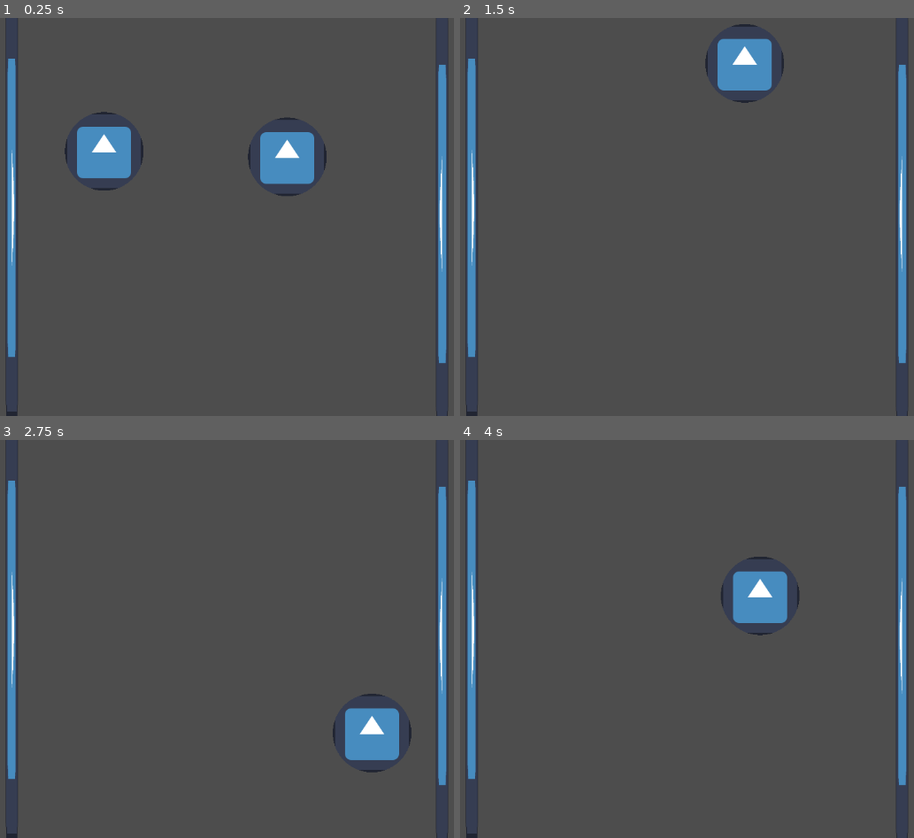
Above: before the commit, frames 1-4 (two rows, left to right).
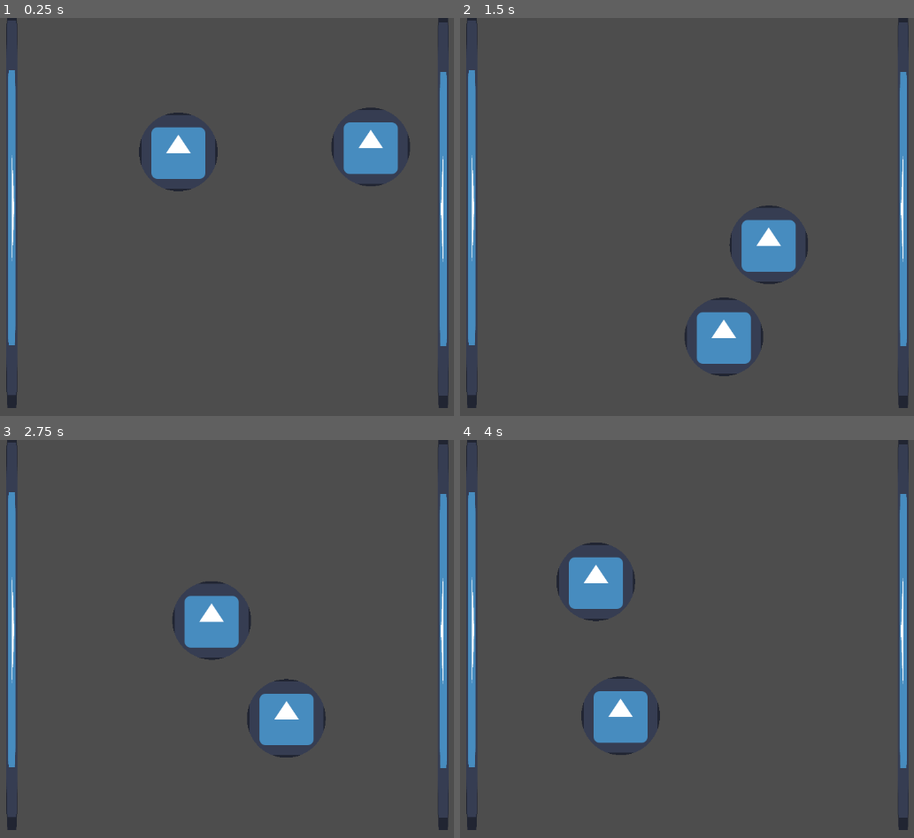
Above: after the commit, the same moments.

Repository: linkman8912/roguelite
Game: Godot game, scene res://scene/mainphysics.tscn
Same seed, same stepped clock (60 frames per second), same inputs: the game is played once before the commit and once after it. Before the commit the project starts from res://scene/main.tscn. The engine's default icon, where the game draws it, is replaced by a stand-in: a white triangle on a blue panel in a dark square.
Inputs:
- Up to frame 1 (0.25 s): no input
- Up to frame 2 (1.5 s): hold Right (ui_right) 0.53-1.28 s; hold Down (ui_down) from 1.28 s (still down)
- Up to frame 3 (2.75 s): release Down (ui_down) at 2.03 s; hold Right (ui_right) from 2.03 s (still down)
- Up to frame 4 (4 s): release Right (ui_right) at 2.78 s; hold Up (ui_up) 2.78-3.53 s; hold Left (ui_left) from 3.53 s (still down)

The runs differ from the first frame. In frame 1, 8.2% of the frame differs, in the area x 1-99%, y 0-100%; in frame 2, 6.6%; in frame 3, 6.6%; in frame 4, 6.6%.
Error before the commit: Attempt to call function 'instantiate' in base 'null instance' on a null instance. (res://scene/main.gd:13)

Commit message:
change mainphysics.tscn to main scene

Diff:
--- a/project.godot
+++ b/project.godot
@@ -11,7 +11,7 @@
 [application]
 
 config/name="test"
-run/main_scene="uid://c7yaum4lot2wg"
+run/main_scene="uid://da6prqrpqn1w3"
 config/features=PackedStringArray("4.5", "Forward Plus")
 config/icon="res://icon.svg"
 
